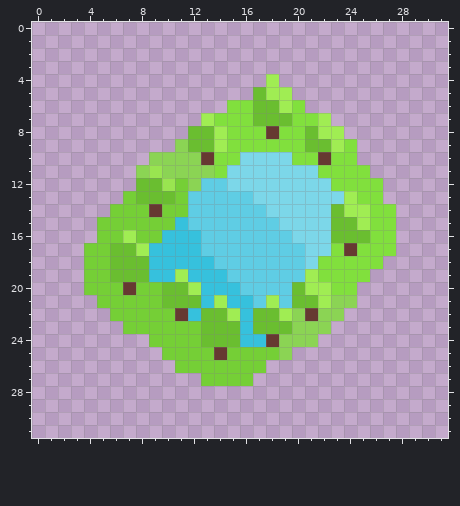
Pixel-art sprite -- Immagini/LagoNia.png. That is the earlier state.
The file is 128x128 pixels, drawn in blocks of 4x4; one block is one cell here. Colours within 5 levels of each other are drawn and written as one.
Now the later version:
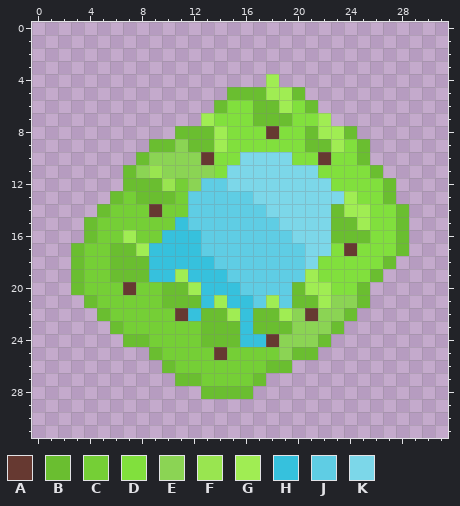
Palette (. is transparent): A #663931  B #6abe30  C #75cf36  D #81e03d  E #8bd454  F #99e550  G #a0ed53  H #36c1dd  J #5fcde4  K #7cd7e9
From old to new:
y 5: x 15..16 .. -> BB; x 20 . -> B
y 6: x 14 . -> B; x 21 . -> B
y 8: x 11 . -> B; x 24 . -> B
y 9: x 9..10 .. -> BB; x 25 . -> B
y 10: x 8 . -> B; x 25 . -> B
y 11: x 7 . -> B; x 26 . -> B
y 12: x 7 . -> B; x 27 . -> B
y 13: x 6 . -> B; x 27 . -> B
y 14: x 5 . -> B; x 28 . -> B
y 15..16: x 4 . -> B; x 28 . -> B
y 17: x 3 . -> B; x 28 . -> B
y 18: x 3 . -> B; x 27 . -> B
y 19: x 3 . -> B; x 26 . -> B
y 20: x 3 . -> B; x 25 . -> B
y 21: x 4 . -> B; x 25 . -> B
y 22: x 5 . -> B; x 24 . -> B
y 23: x 6 . -> B; x 23 . -> B
y 24: x 7..8 .. -> BB; x 22 . -> B
y 25: x 9 . -> B; x 20..21 .. -> BB
y 26: x 10 . -> B; x 18..19 .. -> BB
y 27: x 11..12 .. -> BB; x 17 . -> B
y 28: x 13..16 .... -> BBBB
Changed places in both pictures, as pixel boxes (x1, y1, x2, y2):
added: (71, 87, 409, 399)
